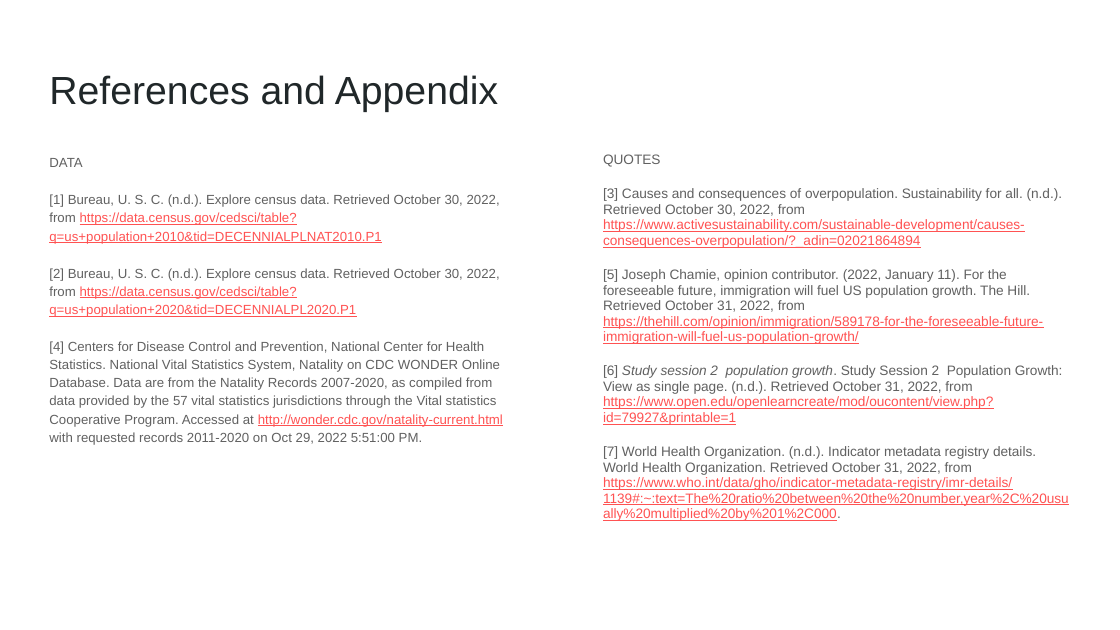
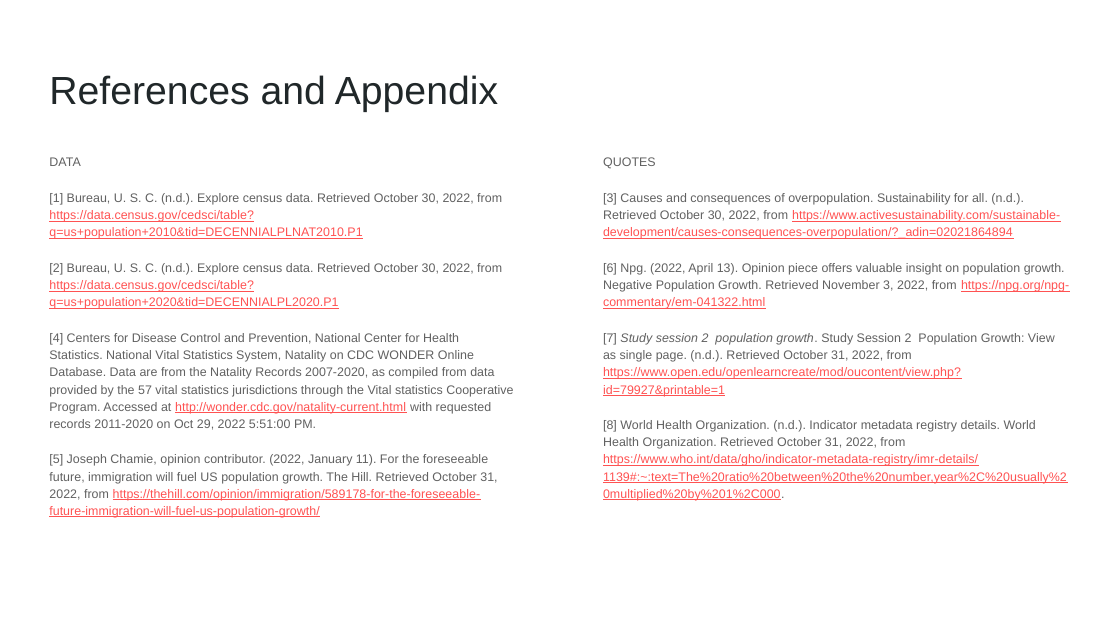
Before and after one commit to chloelinli/image-classification, a slide deck: slide 10 of projects/us_birth_rate_trends_20221006/presentation/primary_population_contributor.pptx (slide 9 before the commit). Drawn at 1120x630 pixels with LibreOffice and Linux fonts; fonts in the diff are those of the drawing. Boxes give left, top, right and bottom in pixels: in the first picture for what was removed or moved away, otherwise in the second. Text is boxed around its words. In the diff, an @@ line names an element or a change of style, - is before the commit and + after.

Commit message:
tweaked slides

```diff
--- a/projects/us_birth_rate_trends_20221006/presentation/primary_population_contributor.pptx
+++ b/projects/us_birth_rate_trends_20221006/presentation/primary_population_contributor.pptx
@@ text at box(49, 157, 513, 430): size 8.5 to 8 pt in "DATA", "[1] Bureau, U. S. C. (n.d.). Explore ...", "[2] Bureau, U. S. C. (n.d.). Explore ...", "[4] Centers for Disease Control and Prevention, ..."; less space between paragraphs @@
@@ text at box(603, 157, 1060, 239): size 8.8 to 8 pt in "QUOTES", "[3] Causes and consequences of overpopulation. Sustainabilit ..."; line spacing 0.95 to 1.15 @@
@@ text at box(603, 263, 1069, 501): text changed; size 8.8 to 8 pt @@
-[5] Joseph Chamie, opinion contributor. (2022, January 11). For the foreseeable future, immigration will fuel US population growth. The Hill. Retrieved October 31, 2022, from https://thehill.com/opinion/immigration/589178-for-the-foreseeable-future-immigration-will-fuel-us-population-growth/
-[6] Study session 2 population growth. Study Session 2 Population Growth: View as single page. (n.d.). Retrieved October 31, 2022, from https://www.open.edu/openlearncreate/mod/oucontent/view.php?id=79927&printable=1
-[7] World Health Organization. (n.d.). Indicator metadata registry details. World Health Organization. Retrieved October 31, 2022, from https://www.who.int/data/gho/indicator-metadata-registry/imr-details/1139#:~:text=The%20ratio%20between%20the%20number,year%2C%20usually%20multiplied%20by%201%2C000.
+[6] Npg. (2022, April 13). Opinion piece offers valuable insight on population growth. Negative Population Growth. Retrieved November 3, 2022, from https://npg.org/npg-commentary/em-041322.html
+[7] Study session 2 population growth. Study Session 2 Population Growth: View as single page. (n.d.). Retrieved October 31, 2022, from https://www.open.edu/openlearncreate/mod/oucontent/view.php?id=79927&printable=1
+[8] World Health Organization. (n.d.). Indicator metadata registry details. World Health Organization. Retrieved October 31, 2022, from https://www.who.int/data/gho/indicator-metadata-registry/imr-details/1139#:~:text=The%20ratio%20between%20the%20number,year%2C%20usually%20multiplied%20by%201%2C000.
@@ text at box(49, 454, 497, 518): paragraph added @@
+[5] Joseph Chamie, opinion contributor. (2022, January 11). For the foreseeable future, immigration will fuel US population growth. The Hill. Retrieved October 31, 2022, from https://thehill.com/opinion/immigration/589178-for-the-foreseeable-future-immigration-will-fuel-us-population-growth/
```
Also in this commit, not shown: 3 other slides changed, 2 slides added, 1 slide removed, 1 other file.
